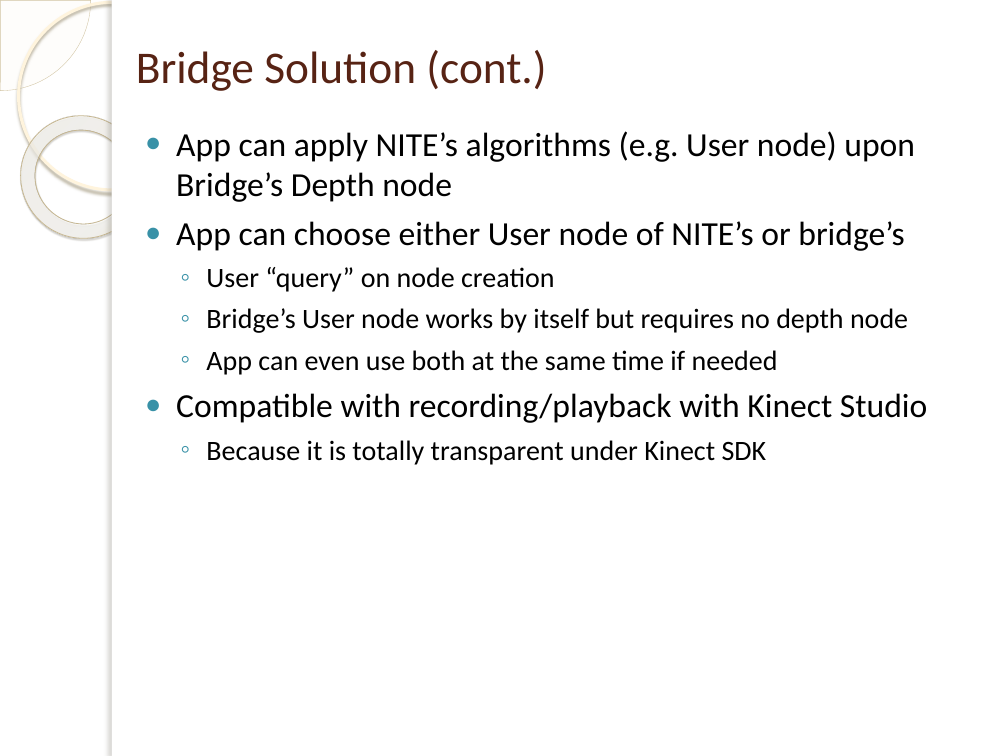
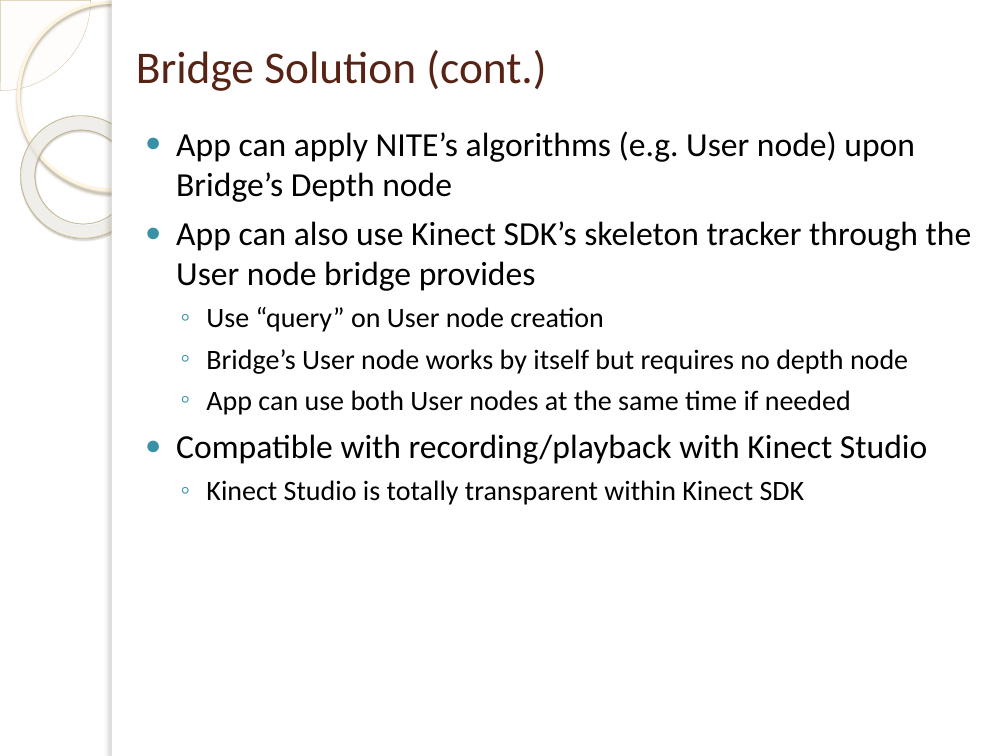
Before and after one commit to mdkus/kinect-mssdk-openni-pcl-bridge, a slide deck: slide 4 of kinect-mssdk-openni-bridge.pptx. Drawn at 1008x756 pixels with LibreOffice and Linux fonts; fonts in the diff are those of the drawing; background and template pictures are left out. Boxes give left, top, right and bottom in pixels: in the first picture for what was removed or moved away, otherwise in the second. Text is boxed around its words. In the diff, an @@ line names an element or a change of style, - is before the commit and + after.

```diff
--- a/kinect-mssdk-openni-bridge.pptx
+++ b/kinect-mssdk-openni-bridge.pptx
@@ text at <box>176,221,972,332</box>: text changed @@
-● App can choose either User node of NITE’s or bridge’s
-  ◦ User “query” on node creation
+● App can also use Kinect SDK’s skeleton tracker through the User node bridge provides
+  ◦ Use “query” on User node creation
@@ text at <box>206,390,851,415</box>: text changed @@
-  ◦ App can even use both at the same time if needed
+  ◦ App can use both User nodes at the same time if needed
@@ text at <box>206,480,805,505</box>: text changed @@
-  ◦ Because it is totally transparent under Kinect SDK
+  ◦ Kinect Studio is totally transparent within Kinect SDK
```
Also in this commit, not shown: 6 other slides changed.
